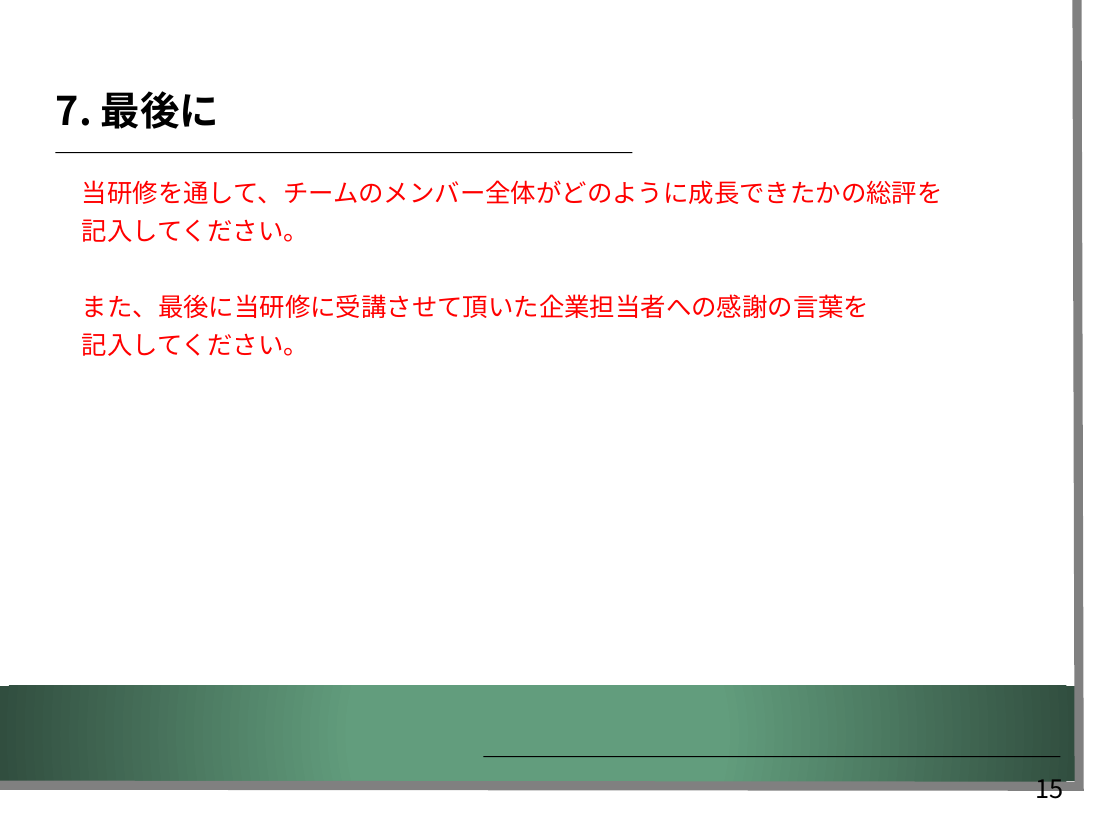
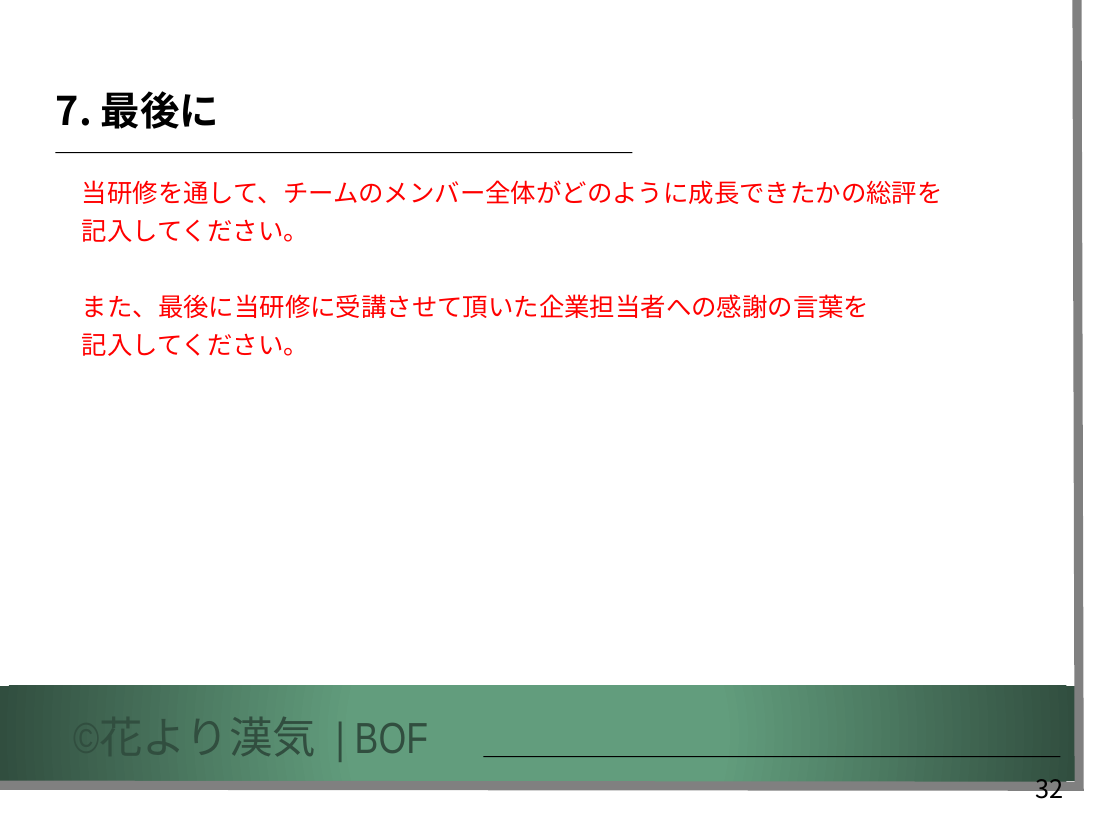
Before and after one commit to K-MIGTA/hanayoriRepo, a slide deck: slide 32 of 成果報告会_発表用スライド_チーム開発演習編集版_1.2.pptx (slide 15 before the commit). Drawn at 1120x840 pixels with LibreOffice and Linux fonts; fonts in the diff are those of the drawing; background and template pictures are left out. Boxes give left, top, right and bottom in pixels: in the first picture for what was removed or moved away, otherwise in the second. Text is boxed around its words. In the diff, an @@ line names an element or a change of style, - is before the commit and + after.

```diff
--- a/成果報告会_発表用スライド_チーム開発演習編集版_1.2.pptx
+++ b/成果報告会_発表用スライド_チーム開発演習編集版_1.2.pptx
@@ text added at (x1=73, y1=713, x2=428, y2=762), 30.9 pt, text #314E3E @@
+©花より漢気 | BOF
@@ page number at (x1=1035, y1=772, x2=1063, y2=805): text changed @@
-15
+32
```
Also in this commit, not shown: 10 other slides changed, 22 slides added, 8 slides removed.
